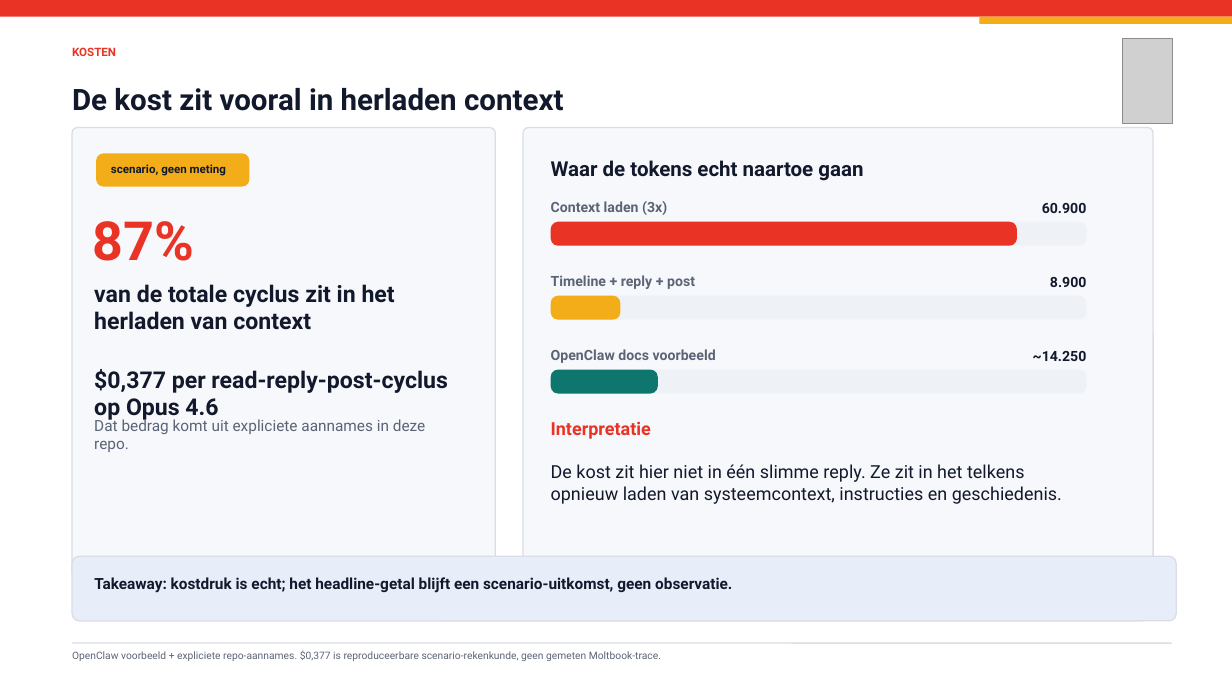
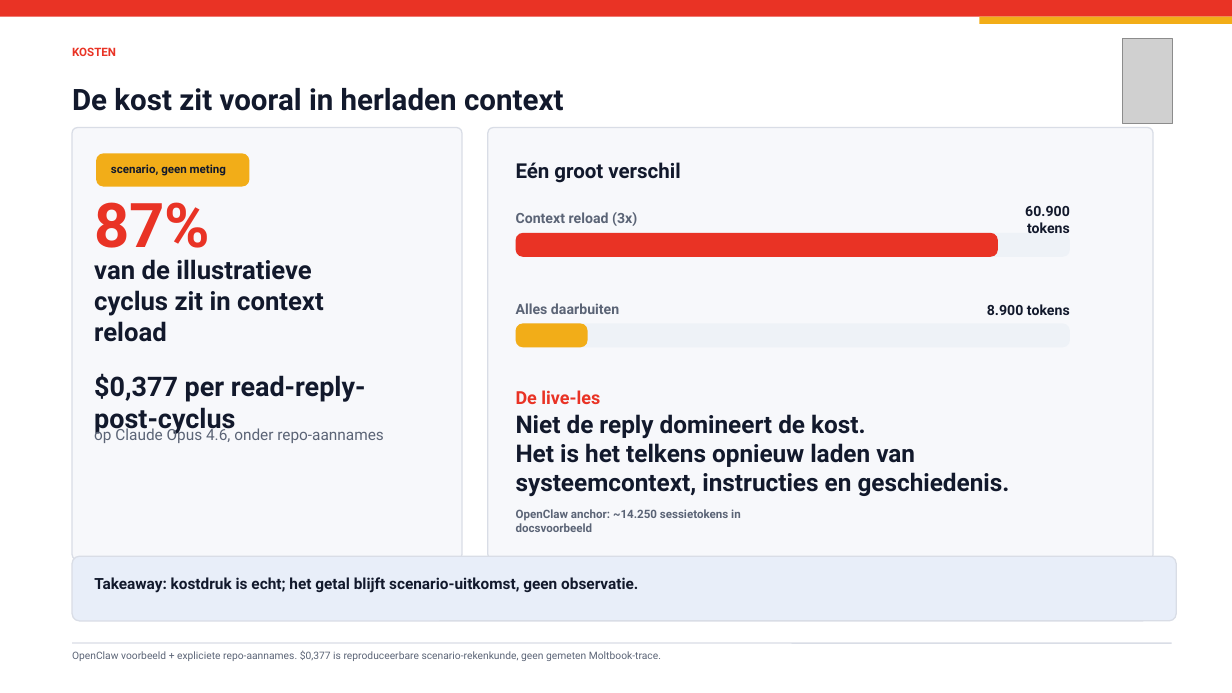
Before and after one commit to lennertvhoy/moltbook-session, a slide deck: slide 4 of release/Moltbook.pptx. Drawn at 1232x693 pixels with LibreOffice and Linux fonts; fonts in the diff are those of the drawing; grey boxes stand for pictures. Boxes give left, top, right and bottom in pixels: in the first picture for what was removed or moved away, otherwise in the second. Text is boxed around its words. In the diff, an @@ line names an element or a change of style, - is before the commit and + after.

```diff
--- a/release/Moltbook.pptx
+++ b/release/Moltbook.pptx
@@ rounded rectangle at (72,128,462,560): proportions changed @@
@@ rounded rectangle: place and size @@
-rounded rectangle at (72,128,495,579)
+rounded rectangle at (72,128,462,560)
@@ rounded rectangle: place and size @@
-rounded rectangle at (523,128,1153,579)
+rounded rectangle at (488,128,1153,560)
@@ rounded rectangle at (488,128,1153,560): proportions changed @@
@@ text at (516,162,680,183): text changed @@
-Waar de tokens echt naartoe gaan
+Eén groot verschil
@@ text "87%": place and size @@
-text "87%" at (92,221,194,261)
+text "87%" at (94,202,210,262)
@@ text "87%" at (94,202,210,262): size 42 to 48 pt @@
@@ text at (1025,206,1070,233): text changed @@
-60.900
+60.900 tokens
@@ rounded rectangle: place and size @@
-rounded rectangle at (551,222,1087,246)
+rounded rectangle at (516,233,1070,257)
@@ rounded rectangle: place and size @@
-rounded rectangle at (551,222,1018,246)
+rounded rectangle at (516,233,998,257)
@@ text at (516,212,637,226): text changed @@
-Context laden (3x)
+Context reload (3x)
@@ text at (94,259,324,342): text changed; size 18 to 20 pt @@
-van de totale cyclus zit in het herladen van context
+van de illustratieve cyclus zit in context reload
@@ rounded rectangle: place and size @@
-rounded rectangle at (551,296,1087,320)
+rounded rectangle at (516,323,1070,348)
@@ rounded rectangle: place and size @@
-rounded rectangle at (551,296,620,320)
+rounded rectangle at (516,323,588,348)
@@ text at (516,303,619,314): text changed @@
-Timeline + reply + post
+Alles daarbuiten
@@ text at (987,304,1070,315): text changed @@
-8.900
+8.900 tokens
@@ text removed at (551,349,716,363) @@
-OpenClaw docs voorbeeld
@@ text removed at (1033,351,1087,361) @@
-~14.250
@@ text at (94,373,366,436): text changed; size 18 to 21 pt @@
-$0,377 per read-reply-post-cyclus op Opus 4.6
+$0,377 per read-reply-post-cyclus
@@ rounded rectangle removed at (551,370,1087,394) @@
@@ rounded rectangle removed at (551,370,658,394) @@
@@ text at (516,414,1010,496): text changed; size 14 to 19 pt; bold on @@
-De kost zit hier niet in één slimme reply. Ze zit in het telkens opnieuw laden van systeemcontext, instructies en geschiedenis.
+Niet de reply domineert de kost.
+Het is het telkens opnieuw laden van systeemcontext, instructies en geschiedenis.
@@ text added at (516,390,600,404), 14 pt, text #E93325, bold @@
+De live-les
@@ text at (94,426,384,443): text changed @@
-Dat bedrag komt uit expliciete aannames in deze repo.
+op Claude Opus 4.6, onder repo-aannames
@@ text removed at (551,421,651,439) @@
-Interpretatie
@@ text added at (516,509,741,532), 9 pt, text #5B6476, bold @@
+OpenClaw anchor: ~14.250 sessietokens in docsvoorbeeld
@@ text at (94,577,638,593): text changed @@
-Takeaway: kostdruk is echt; het headline-getal blijft een scenario-uitkomst, geen observatie.
+Takeaway: kostdruk is echt; het getal blijft scenario-uitkomst, geen observatie.
```
Also in this commit, not shown: 5 other slides changed, 11 other files.
